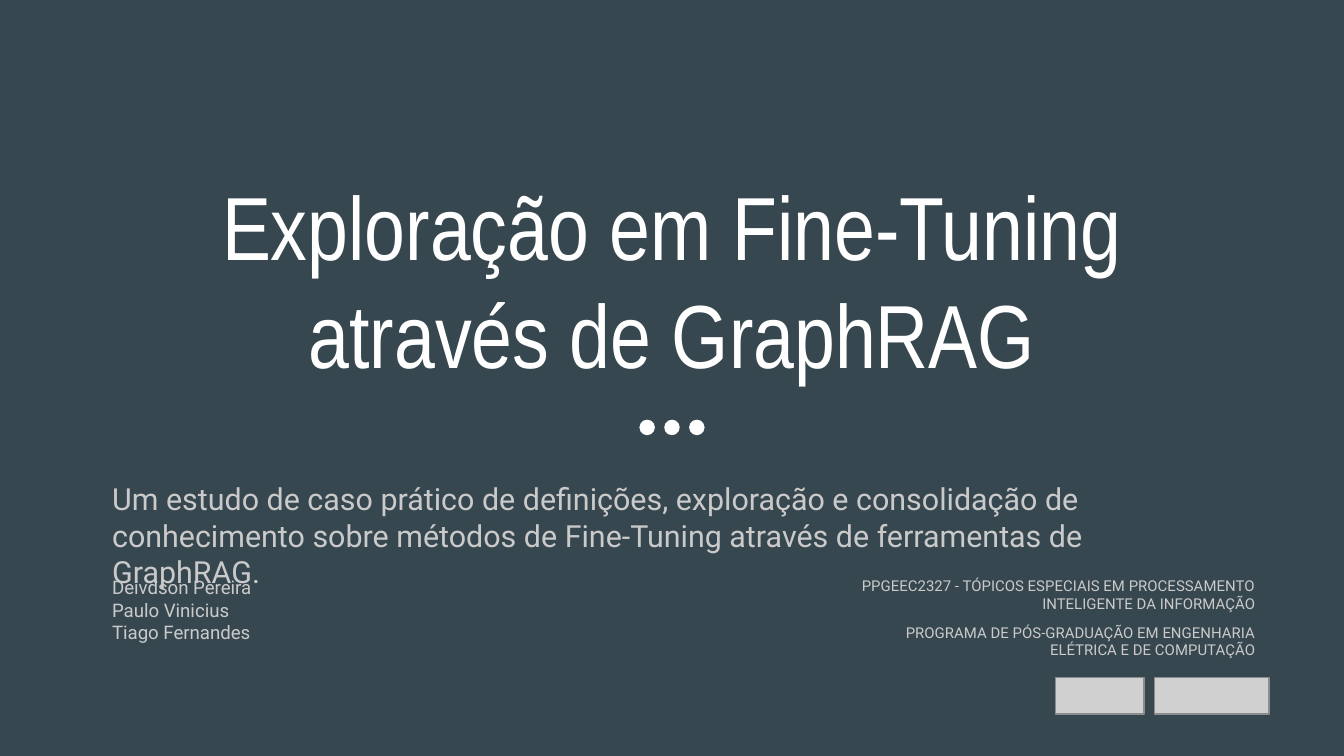
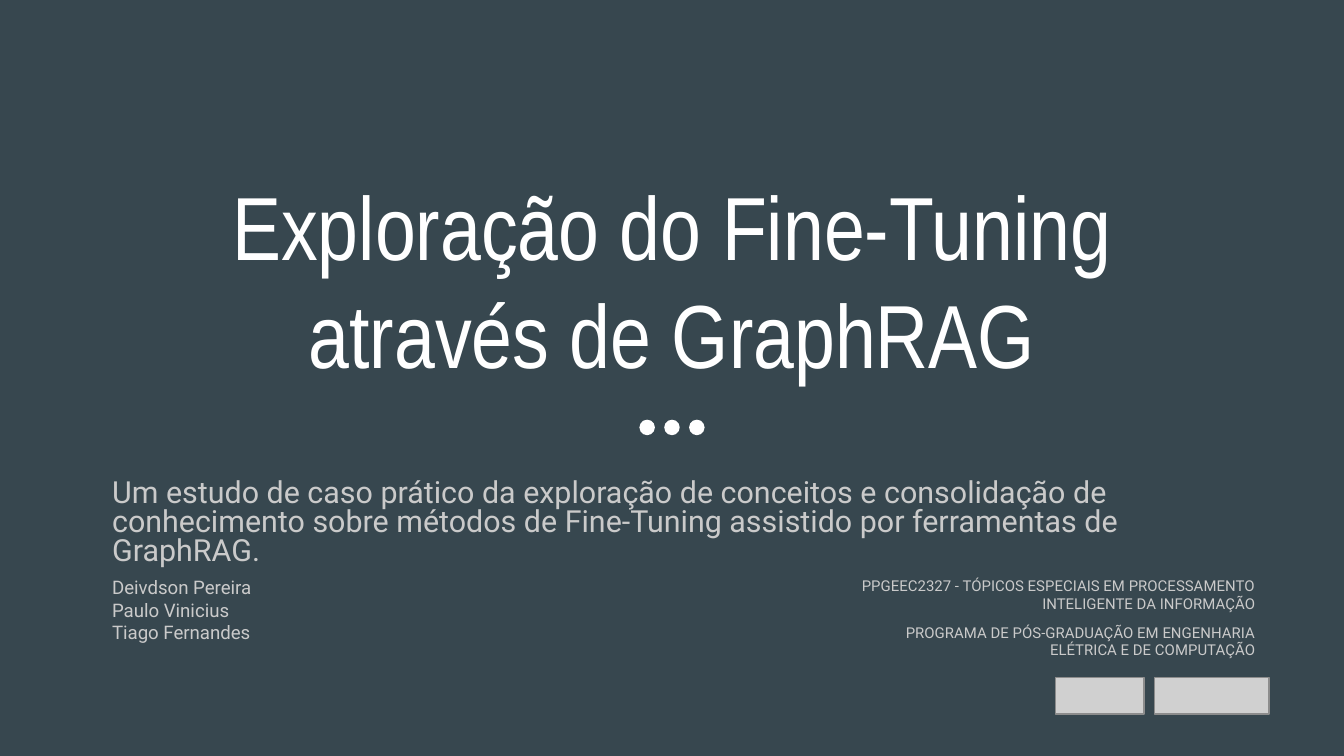
Before and after one commit to tfmiranda/ppgeec2327-t2p2, a slide deck: slide 1 of slides/apresentacao-t2p2.pptx. Drawn at 1344x756 pixels with LibreOffice and Linux fonts; fonts in the diff are those of the drawing; grey boxes stand for pictures. Boxes give left, top, right and bottom in pixels: in the first picture for what was removed or moved away, otherwise in the second. Text is boxed around its words. In the diff, an @@ line names an element or a change of style, - is before the commit and + after.

```diff
--- a/slides/apresentacao-t2p2.pptx
+++ b/slides/apresentacao-t2p2.pptx
@@ title at <box>232,195,1111,384</box>: text changed @@
-Exploração em Fine-Tuning através de GraphRAG
+Exploração do Fine-Tuning através de GraphRAG
@@ subtitle at <box>112,480,1117,567</box>: text changed @@
-Um estudo de caso prático de definições, exploração e consolidação de conhecimento sobre métodos de Fine-Tuning através de ferramentas de GraphRAG.
+Um estudo de caso prático da exploração de conceitos e consolidação de conhecimento sobre métodos de Fine-Tuning assistido por ferramentas de GraphRAG.
```
Also in this commit, not shown: 3 other slides changed, 8 slides added, 1 slide removed.
